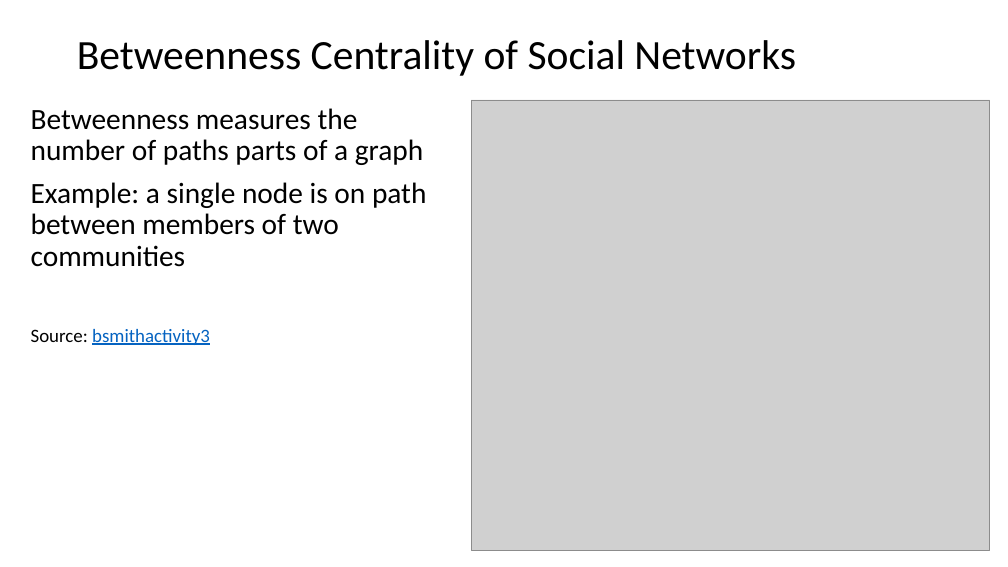
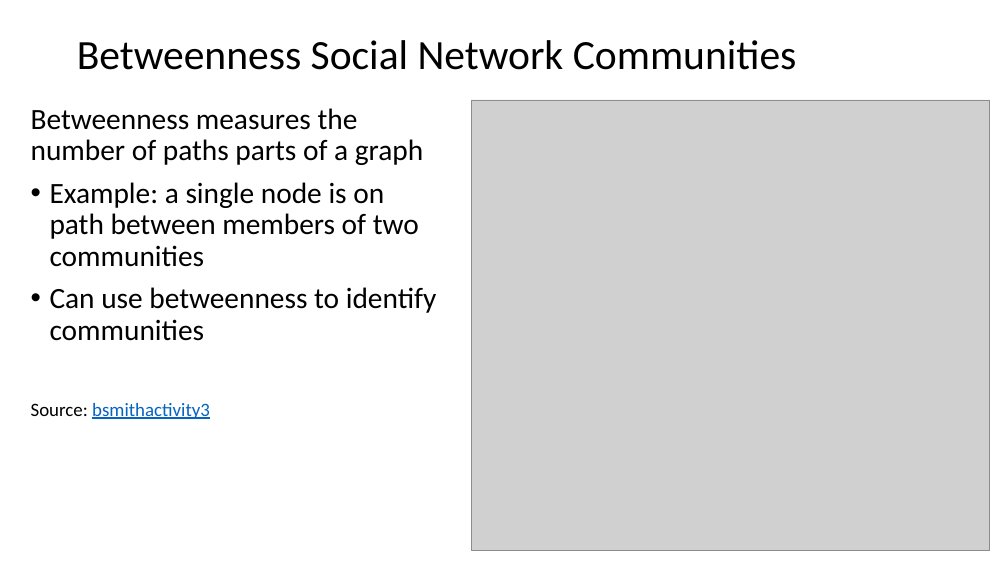
Before and after one commit to StephenElston/CSCI-E-108, a slide deck: slide 21 of slides/9_SocialNetworkAnalysis.pptx (slide 19 before the commit). Drawn at 1008x567 pixels with LibreOffice and Linux fonts; fonts in the diff are those of the drawing; grey boxes stand for pictures. Boxes give left, top, right and bottom in pixels: in the first picture for what was removed or moved away, otherwise in the second. Text is boxed around its words. In the diff, an @@ line names an element or a change of style, - is before the commit and + after.

```diff
--- a/slides/9_SocialNetworkAnalysis.pptx
+++ b/slides/9_SocialNetworkAnalysis.pptx
@@ title at (77, 40, 797, 70): text changed @@
-Betweenness Centrality of Social Networks
+Betweenness Social Network Communities
@@ text at (50, 182, 419, 267): bullet none to • @@
@@ text at (50, 287, 437, 341): paragraph added @@
+• Can use betweenness to identify communities
```
Also in this commit, not shown: 8 other slides changed, 4 slides added.
